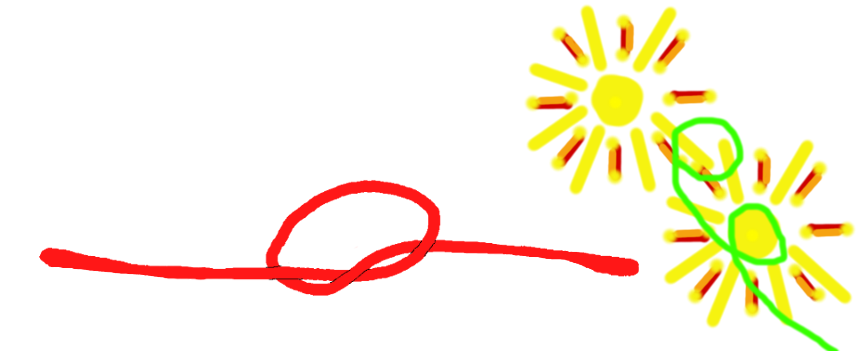
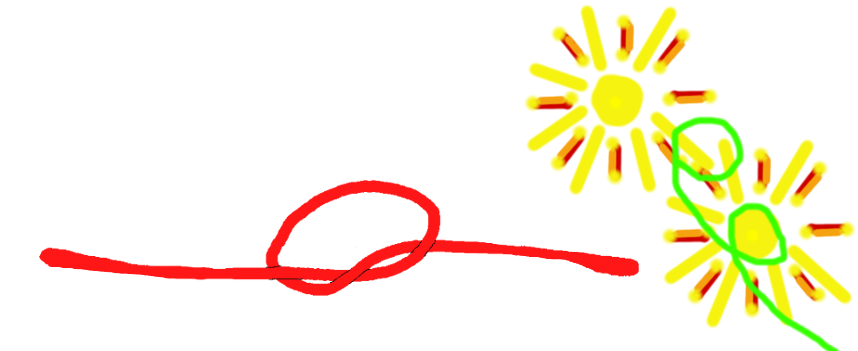
Layer changes from the first 858x351 image to the second:
added group "TheShapeOfVoice-fireworks" with 2 layers above "your_name-Ribbon" over [699, 164, 710, 172]
moved "fireworks" into group "TheShapeOfVoice-fireworks" over [699, 164, 710, 172]
moved "fireworks コピー" into group "TheShapeOfVoice-fireworks" over [699, 164, 710, 172]
